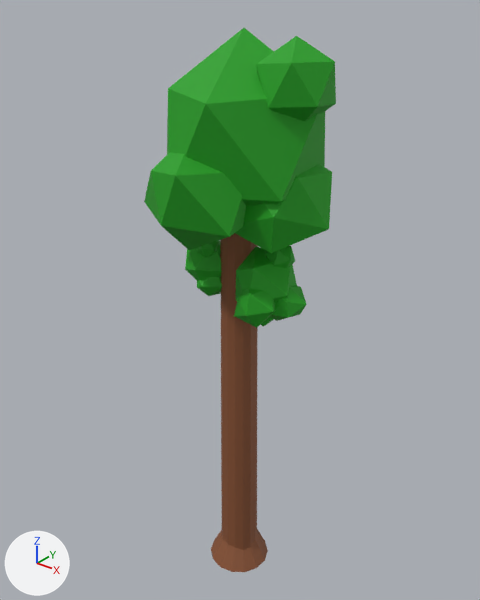
The FBX model Assets/Models/LowPolyTree7Large.fbx as it was, and as the next commit left it.
The view is the same before and after, from a 50 mm camera at (47.6, -59.4, 78.0) aimed at (-0.9, 1.3, 40.5). The lights are fixed; the arrows at lower left show +X, +Y and +Z. Where no turn or scale is listed for an object, it has been applied to the vertices.

The first picture shows 'Leaves', 'Leaves.001', 'Leaves.002', 'Tree7'.
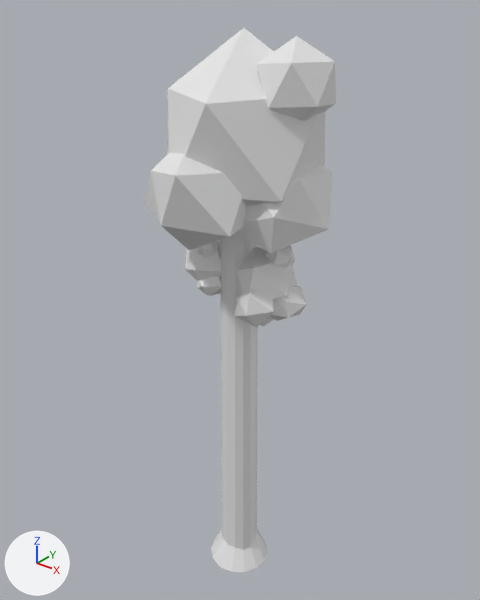
Boxes (x1, y1, x2, y2) around the edits, measured in the pictures (480 x 600 px):
'Leaves', recoloured (green to grey)
    both: (144, 28, 336, 253)
'Tree7', recoloured (brown to grey)
    both: (211, 233, 268, 572)
'Leaves.002', recoloured (green to grey)
    both: (234, 246, 307, 328)
'Leaves.001', recoloured (green to grey)
    both: (185, 240, 222, 296)

The change, as a list of edits to the scene's bpy script:
```text
Change me_trunk:
    where me_trunk.from_pydata(...)  # 42 vertices, 30 faces; spans x -4.3..4.3, y -4.4..4.4, z -1.8..53.4
    remove me_trunk.materials.append(mat_bark7)  # brown #885232
Change me_icosphere_003:
    where me_icosphere_003.from_pydata(...)  # 60 vertices, 100 faces; spans x -2.78..4.36, y -3.26..4.25, z -4.13..3.81
    remove me_icosphere_003.materials.append(mat_leaf7)  # green #1da01a
Change me_icosphere_004:
    where me_icosphere_004.from_pydata(...)  # 60 vertices, 100 faces; spans x -3.44..5.69, y -5.16..4.31, z -5.59..4.78
    remove me_icosphere_004.materials.append(mat_leaf7)  # green #1da01a
Change me_icosphere_002:
    where me_icosphere_002.from_pydata(...)  # 60 vertices, 100 faces; spans x -10.0..11.8, y -12.1..11.6, z -13.3..11.1
    remove me_icosphere_002.materials.append(mat_leaf7)  # green #1da01a
```
